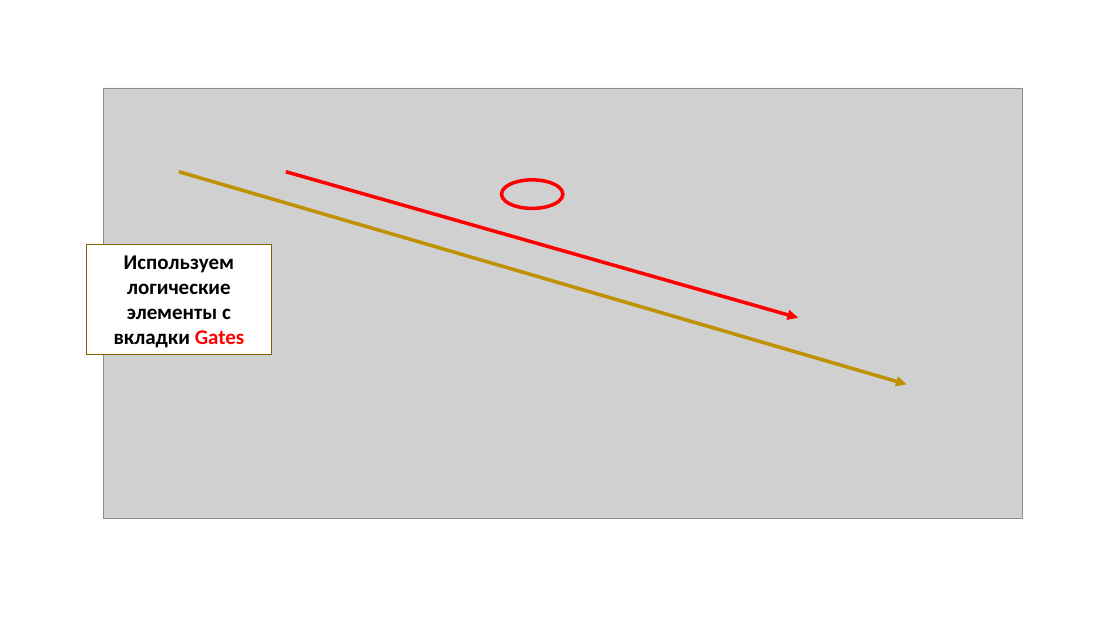
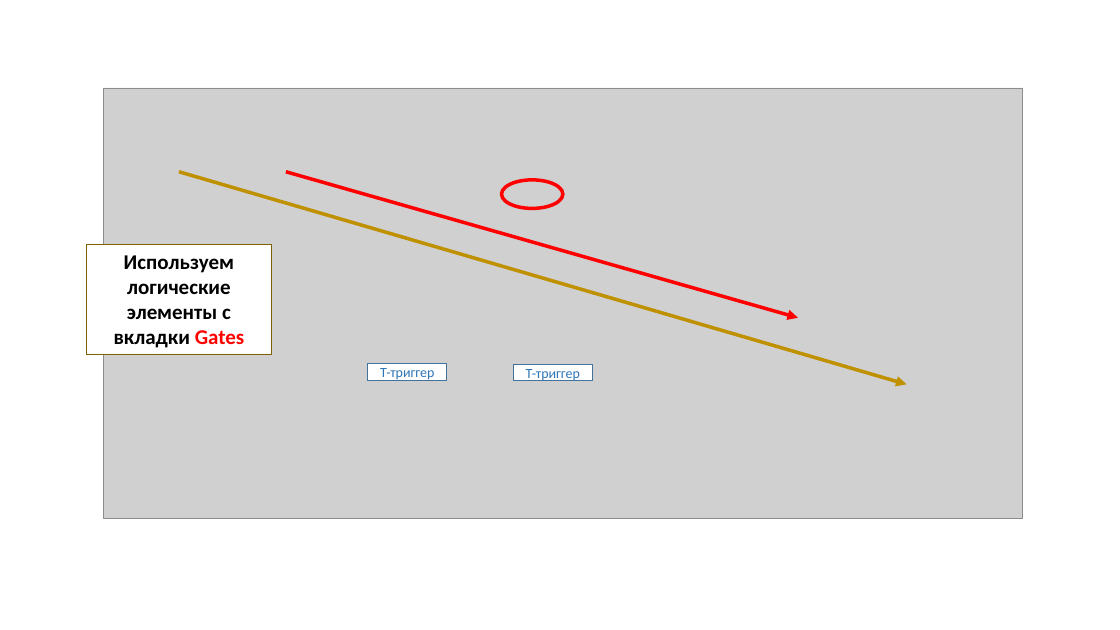
Before and after one commit to AnasEfi/Ezidi, a slide deck: slide 3 of Дешифратор.pptx. Drawn at 1120x630 pixels with LibreOffice and Linux fonts; fonts in the diff are those of the drawing; grey boxes stand for pictures. Boxes give left, top, right and bottom in pixels: in the first picture for what was removed or moved away, otherwise in the second. Text is boxed around its words. In the diff, an @@ line names an element or a change of style, - is before the commit and + after.

```diff
--- a/Дешифратор.pptx
+++ b/Дешифратор.pptx
@@ rectangle added at <box>368,364,447,381</box>, fill #FFFFFF, outline #43739E 1 pt, 12 pt, text #2E75B6 @@
+Т-триггер
@@ rectangle added at <box>513,364,592,381</box>, fill #FFFFFF, outline #43739E 1 pt, 12 pt, text #2E75B6 @@
+Т-триггер
```
Also in this commit, not shown: 3 other slides changed, 3 slides added, 3 slides removed, 26 other files.
